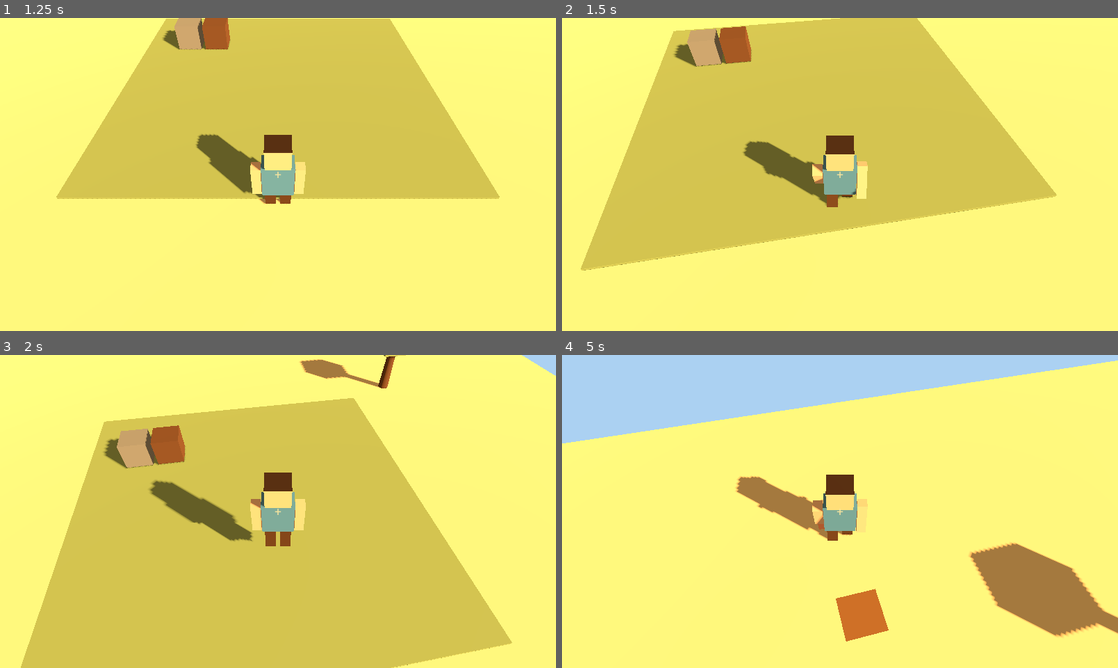
Above: before the commit, frames 1-4 (two rows, left to right).
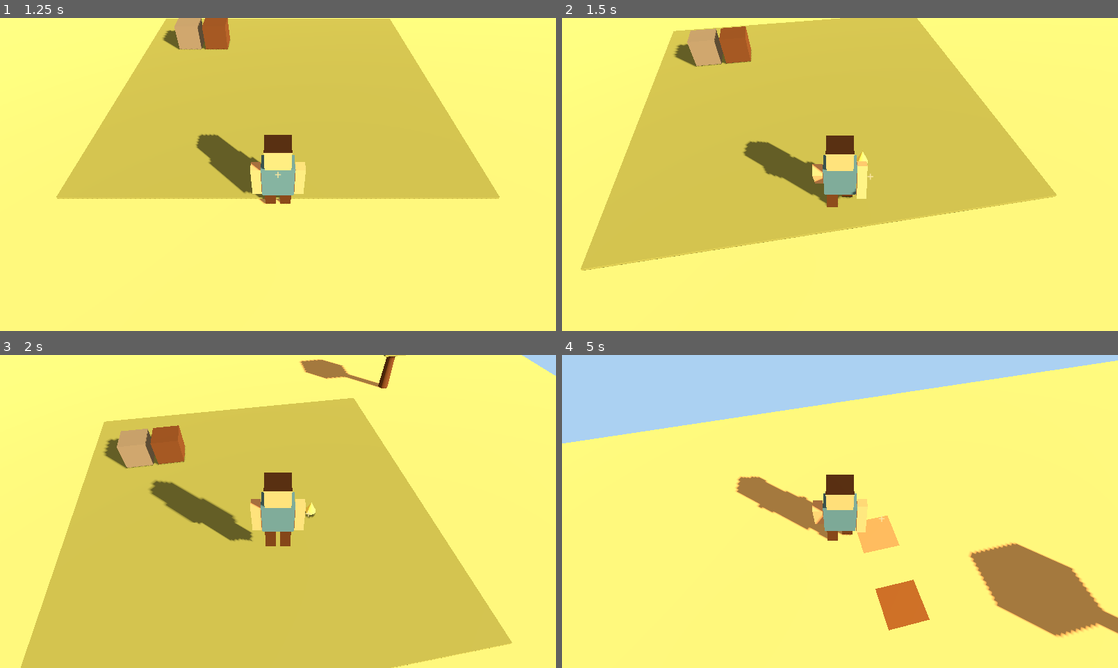
Above: after the commit, the same moments.

Repository: Luizgjunior/pequenosconstrutores
Game: Godot game, scene res://scenes/Main.tscn
The game is run twice, just before and just after one commit, with the same random seed, the same clock (stepped at 60 frames per second) and the same inputs.
Inputs (mouse positions are in pixels of both pictures, inside the frame that each line leads up to):
- Up to frame 1 (1.25 s): click "Novo Jogo" at 0.5 s
- Up to frame 2 (1.5 s): move the mouse to (867, 174) at 1.27 s; press the mouse at (867, 174) at 1.28 s; hold W (move_forward) from 1.28 s (still down)
- Up to frame 3 (2 s): keep holding W (move_forward); tap Space (jump) at 1.52 s
- Up to frame 4 (5 s): keep holding W (move_forward); move the mouse to (812, 511) at 2.02 s; release the mouse at (812, 511) at 2.03 s; right-click (812, 511) at 2.1 s; tap Space (jump) at 2.27, 3.77, 4.52 s; move the mouse to (851, 505) at 2.77 s; press the mouse at (851, 505) at 2.78 s; move the mouse to (834, 517) at 3.52 s; release the mouse at (834, 517) at 3.53 s; right-click (834, 517) at 3.6 s; move the mouse to (878, 514) at 4.27 s; press the mouse at (878, 514) at 4.28 s

Frame 1 is identical in both runs. In frame 2, less than 0.1% of the frame differs, in the area x 49-56%, y 42-52%; in frame 3, less than 0.1%; in frame 4, 2.7%, in the area x 46-67%, y 46-92%.

Commit message:
Faz alvo de construcao acompanhar o mouse

Diff:
--- a/scenes/Game.tscn
+++ b/scenes/Game.tscn
@@ -21,17 +21,8 @@
 [node name="AimLayer" type="CanvasLayer" parent="."]
 
 [node name="Crosshair" type="Label" parent="AimLayer"]
-anchors_preset = 8
-anchor_left = 0.5
-anchor_top = 0.5
-anchor_right = 0.5
-anchor_bottom = 0.5
-offset_left = -9.0
-offset_top = -18.0
-offset_right = 9.0
-offset_bottom = 18.0
-grow_horizontal = 2
-grow_vertical = 2
+offset_right = 22.0
+offset_bottom = 28.0
 theme_override_colors/font_color = Color(0.98, 0.9, 0.62, 0.95)
 theme_override_font_sizes/font_size = 28
 text = "+"
--- a/scripts/blocks/BlockBuilder.gd
+++ b/scripts/blocks/BlockBuilder.gd
@@ -5,8 +5,11 @@
 const GROUND_TOP_Y := 0.2
 const MAX_BUILD_DISTANCE := 18.0
 const BUILD_LIMIT := 16.0
+const AIM_SPEED := 1.0
+const AIM_MARGIN := 18.0
 
 @onready var placed_blocks_root: Node3D = $PlacedBlocks
+@onready var crosshair: Control = get_node_or_null("../AimLayer/Crosshair") as Control
 
 var block_mesh := BoxMesh.new()
 var block_shape := BoxShape3D.new()
@@ -18,6 +21,7 @@
 var preview_arrow: MeshInstance3D
 var player: CharacterBody3D
 var camera: Camera3D
+var aim_screen_position := Vector2.ZERO
 
 
 func _ready() -> void:
@@ -25,15 +29,23 @@
 	if player != null:
 		camera = player.get_node_or_null("CameraPivot/Camera3D") as Camera3D
 
+	aim_screen_position = get_viewport().get_visible_rect().size * 0.5
 	block_mesh.size = Vector3.ONE * BLOCK_SIZE
 	block_shape.size = Vector3.ONE * BLOCK_SIZE
 	block_material.albedo_color = Color(0.45, 0.27, 0.12, 1)
 	block_material.roughness = 0.9
 	_setup_preview()
+	_update_crosshair_position()
 
 
 func _process(_delta: float) -> void:
+	_update_crosshair_position()
 	_update_preview()
+
+
+func _input(event: InputEvent) -> void:
+	if event is InputEventMouseMotion:
+		_move_aim(event.relative * AIM_SPEED)
 
 
 func _unhandled_input(event: InputEvent) -> void:
@@ -137,16 +149,28 @@
 	if camera == null:
 		return {}
 
-	var viewport_size := get_viewport().get_visible_rect().size
-	var screen_center := viewport_size * 0.5
-	var ray_origin := camera.project_ray_origin(screen_center)
-	var ray_end := ray_origin + camera.project_ray_normal(screen_center) * MAX_BUILD_DISTANCE
+	var ray_origin := camera.project_ray_origin(aim_screen_position)
+	var ray_end := ray_origin + camera.project_ray_normal(aim_screen_position) * MAX_BUILD_DISTANCE
 
 	var query := PhysicsRayQueryParameters3D.create(ray_origin, ray_end)
 	if player != null:
 		query.exclude = [player.get_rid()]
 
 	return get_world_3d().direct_space_state.intersect_ray(query)
+
+
+func _move_aim(delta: Vector2) -> void:
+	var viewport_size := get_viewport().get_visible_rect().size
+	aim_screen_position += delta
+	aim_screen_position.x = clampf(aim_screen_position.x, AIM_MARGIN, viewport_size.x - AIM_MARGIN)
+	aim_screen_position.y = clampf(aim_screen_position.y, AIM_MARGIN, viewport_size.y - AIM_MARGIN)
+
+
+func _update_crosshair_position() -> void:
+	if crosshair == null:
+		return
+
+	crosshair.global_position = aim_screen_position - crosshair.size * 0.5
 
 
 func _get_place_position(hit: Dictionary) -> Vector3:
